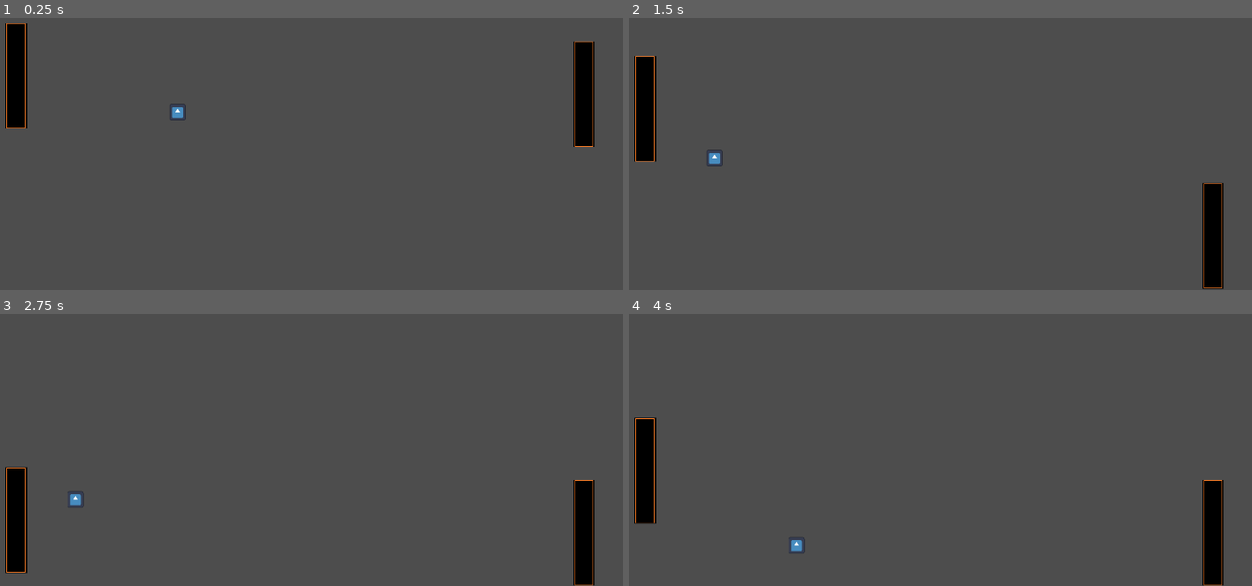
Above: before the commit, frames 1-4 (two rows, left to right).
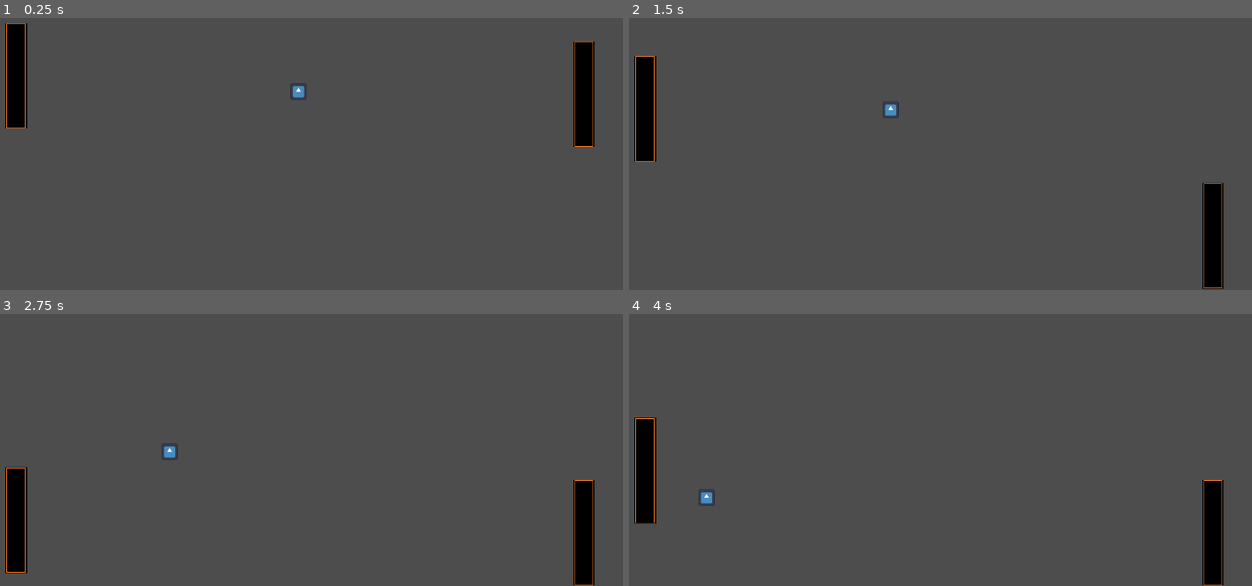
Above: after the commit, the same moments.

Repository: jaketerry28/CS315-Game-Programming
Game: Godot game, scene res://pong/pong.tscn
Two runs of this game, one before a commit and one after it. Both use one fixed random seed, a clock stepped at 60 frames per second and the inputs below. The engine's default icon, where the game draws it, is replaced by a stand-in: a white triangle on a blue panel in a dark square.
Inputs:
- Up to frame 1 (0.25 s): no input
- Up to frame 2 (1.5 s): hold Down (right_player_down) 0.53-1.28 s; hold S (left_player_down) from 1.28 s (still down)
- Up to frame 3 (2.75 s): release S (left_player_down) at 2.03 s; hold Down (right_player_down) from 2.03 s (still down)
- Up to frame 4 (4 s): release Down (right_player_down) at 2.78 s; hold W (left_player_up) 2.78-3.53 s; hold S (left_player_down) from 3.53 s (still down)

The runs differ from the first frame. In frame 1, 0.2% of the frame differs, in the area x 27-50%, y 24-38%; in frame 2, 0.2%, in the area x 12-44%, y 30-55%; in frame 3, 0.2%; in frame 4, 0.2%.

Commit message:
added respawn

Diff:
--- a/Pong/pong/ball.gd
+++ b/Pong/pong/ball.gd
@@ -3,7 +3,11 @@
 # called once the object is instantiated
 # part of the display system
 
+var spawn_position = Vector2(580, 330)
+
 func _ready() -> void:
+	await get_tree().create_timer(1.0).timeout
+
 	self.velocity = Vector2(-2, 1)
 
 func _process(delta: float) -> void:
@@ -11,3 +15,7 @@
 
 	if collision:
 		self.velocity = velocity.bounce(collision.get_normal())
+
+func reset_ball():
+	await get_tree().create_timer(1.0).timeout
+	position = spawn_position
--- a/Pong/pong/net.gd
+++ b/Pong/pong/net.gd
@@ -2,5 +2,5 @@
 
 
 func _on_body_entered(body: Node2D) -> void:
-	body.queue_free()
+	get_node("/root/Pong/Ball").reset_ball()
 	get_node("/root/Pong").increment_score()
--- a/Pong/pong/pong.tscn
+++ b/Pong/pong/pong.tscn
@@ -68,7 +68,7 @@
 shape = SubResource("RectangleShape2D_fif4v")
 
 [node name="Ball" type="CharacterBody2D" parent="."]
-position = Vector2(416, 342)
+position = Vector2(583, 323)
 script = ExtResource("3_g8uh0")
 metadata/_edit_group_ = true
 
